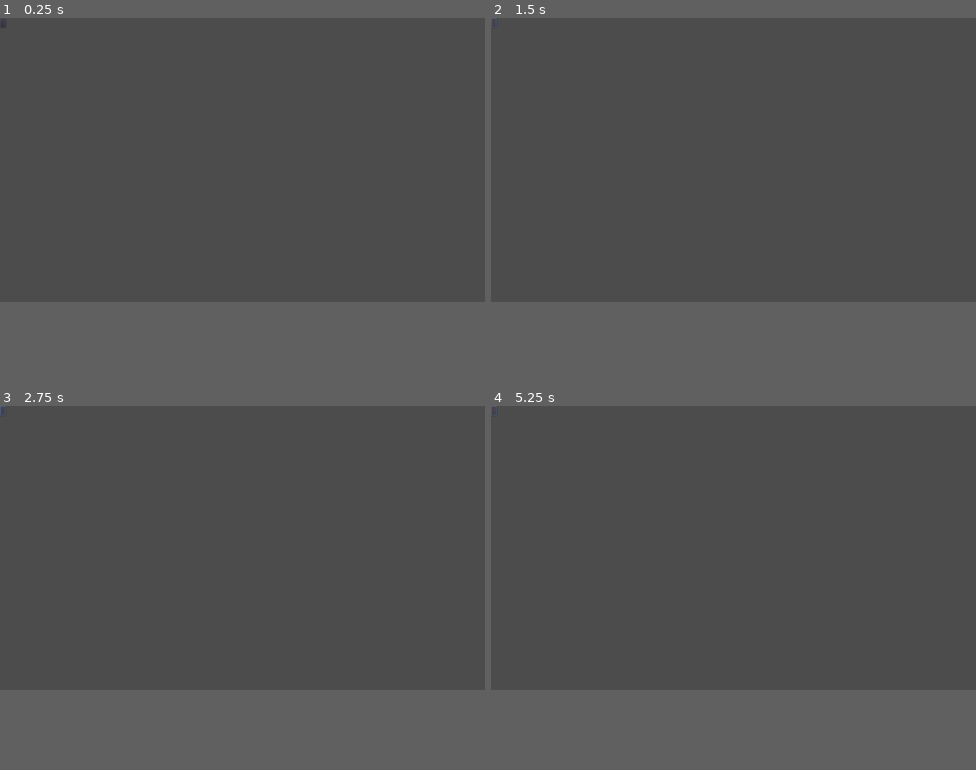
Above: before the commit, frames 1-4 (two rows, left to right).
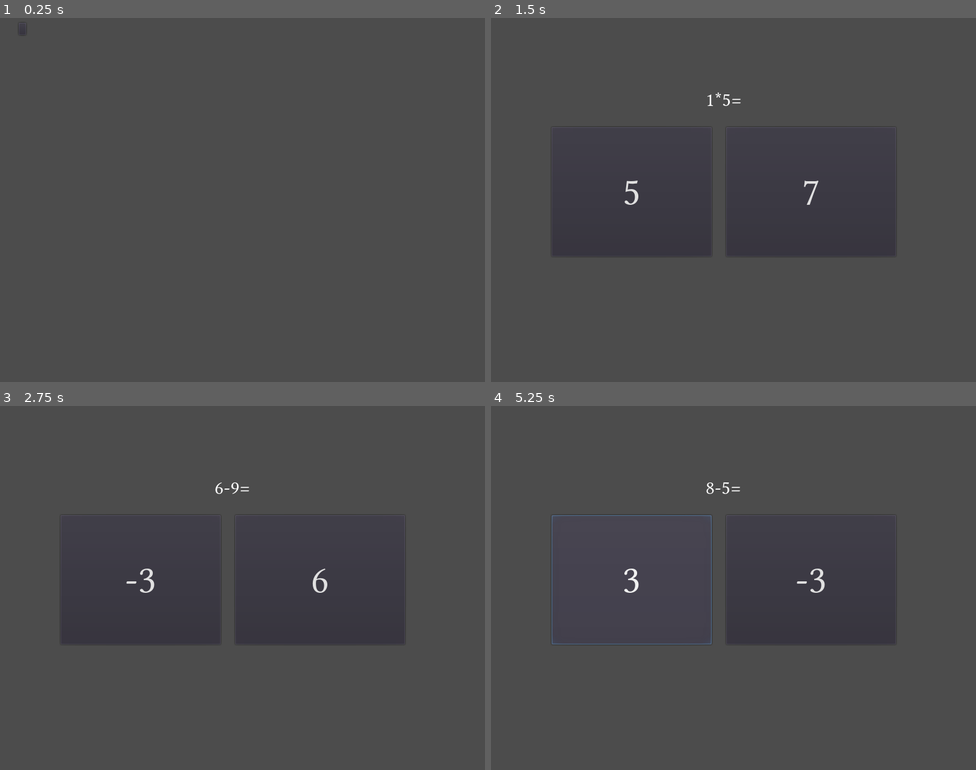
Above: after the commit, the same moments.

Repository: greenbas/obfuscape
Game: Godot game, scene res://src/Main.tscn
Two runs of this game, one before a commit and one after it. Both use one fixed random seed, a clock stepped at 60 frames per second and the inputs below. Before the commit the project starts from res://src/Elements/NumberButton.tscn.
Inputs (mouse positions are in pixels of both pictures, inside the frame that each line leads up to; where the layout moved, square brackets give the same spot in the first picture):
- Up to frame 1 (0.25 s): no input
- Up to frame 2 (1.5 s): click (515, 25) at 0.52 s; click (495, 21) at 1.27 s
- Up to frame 3 (2.75 s): click (140, 540) [4, 409] at 2 s
- Up to frame 4 (5.25 s): click (631, 540) [495, 409] at 2.75 s; click (811, 540) [495, 409] at 3.5 s; click (631, 540) [495, 409] at 4.25 s; click (631, 540) [495, 409] at 5 s
In our replay, the window is 800x468 before the commit and 800x600 after it. These sizes can differ from the game's own. Grey fills any space a smaller window leaves; there, only what the larger window draws over its background counts as a difference.

The runs differ from the first frame. In frame 2, 0.2% of the frame differs, in the area x 0-68%, y 0-52%; in frame 3, 0.2%; in frame 4, 0.4%, in the area x 0-69%, y 0-66%.

Commit message:
cleaned up the game

Diff:
--- a/project.godot
+++ b/project.godot
@@ -27,12 +27,17 @@
 [application]
 
 config/name="Obfuscape"
-run/main_scene="res://src/Elements/NumberButton.tscn"
+run/main_scene="res://src/Main.tscn"
 config/icon="res://icon.png"
 
 [autoload]
 
 globals="*res://src/globals.gd"
+
+[display]
+
+window/size/width=800
+window/stretch/aspect="keep"
 
 [rendering]
 
--- a/src/Elements/QueryGeneratorTemplate.gd
+++ b/src/Elements/QueryGeneratorTemplate.gd
@@ -17,7 +17,7 @@
 	if value != game_type:
 		pass
 	else:
-		call("generate_query")
+		call_deferred("generate_query")
 		yield(self,"call_finished")
 		g.promptData = query_data
 		emit_signal("query_generated")
--- a/src/Games/Arithmetic_Game/Arithmetic_game_sub.gd
+++ b/src/Games/Arithmetic_Game/Arithmetic_game_sub.gd
@@ -26,11 +26,12 @@
 	AnswerR.set_correctness(pData.R.flag)
 	AnswerL.connect("answer_ready",self,"_on_player_answer")
 	AnswerR.connect("answer_ready",self,"_on_player_answer")
+	game_timer.start(3.0)
 
 
 func _on_player_answer(value):
 	emit_signal("player_complete",g.xnor(value,GameData.desired_flag))
-
+	game_timer.stop()
 
 
 # Called every frame. 'delta' is the elapsed time since the previous frame.
--- a/src/Games/Arithmetic_Game/Arithmetic_game_sub.tscn
+++ b/src/Games/Arithmetic_Game/Arithmetic_game_sub.tscn
@@ -1,30 +1,48 @@
-[gd_scene load_steps=4 format=2]
+[gd_scene load_steps=8 format=2]
 
 [ext_resource path="res://src/Games/Game.tscn" type="PackedScene" id=1]
 [ext_resource path="res://src/Elements/NumberButton.tscn" type="PackedScene" id=2]
 [ext_resource path="res://src/Games/Arithmetic_Game/Arithmetic_game_sub.gd" type="Script" id=3]
+[ext_resource path="res://fonts/linux-libertine/LinuxLibertine.tres" type="DynamicFontData" id=4]
+
+[sub_resource type="DynamicFont" id=3]
+size = 32
+font_data = ExtResource( 4 )
+
+[sub_resource type="DynamicFont" id=1]
+size = 64
+font_data = ExtResource( 4 )
+
+[sub_resource type="DynamicFont" id=2]
+size = 64
+font_data = ExtResource( 4 )
 
 [node name="Arithmetic Game " instance=ExtResource( 1 )]
 script = ExtResource( 3 )
 
 [node name="Question" type="Label" parent="." index="0"]
-margin_left = 5.75433
-margin_top = 4.16693
-margin_right = 45.7543
-margin_bottom = 18.1669
+margin_right = 568.0
+margin_bottom = 70.0
+custom_fonts/font = SubResource( 3 )
+align = 1
+valign = 1
 __meta__ = {
 "_edit_use_anchors_": false
 }
 
 [node name="AnswerL" parent="." index="1" instance=ExtResource( 2 )]
-margin_left = 6.34961
-margin_top = 22.2236
-margin_right = 18.3496
-margin_bottom = 42.2236
-rect_pivot_offset = Vector2( -32.2161, -41.6532 )
+margin_top = 80.0
+margin_right = 264.0
+margin_bottom = 293.0
+size_flags_horizontal = 3
+size_flags_vertical = 3
+custom_fonts/font = SubResource( 1 )
 
 [node name="AnswerR" parent="." index="2" instance=ExtResource( 2 )]
-margin_left = 27.3827
-margin_top = 22.4221
-margin_right = 40.3827
-margin_bottom = 42.4221
+margin_left = 288.0
+margin_top = 80.0
+margin_right = 568.0
+margin_bottom = 293.0
+size_flags_horizontal = 3
+size_flags_vertical = 3
+custom_fonts/font = SubResource( 2 )
--- a/src/Games/Arithmetic_Game/Arithmetic_query_gen.gd
+++ b/src/Games/Arithmetic_Game/Arithmetic_query_gen.gd
@@ -1,16 +1,15 @@
 extends QueryGenerator
 
 enum {ADD,SUB,MUL,DIV}
-var operators = {ADD:'+',SUB:'-',MUL:'*','DIV':'/'}
+var operators = {ADD:'+',SUB:'-',MUL:'*',DIV:'/'}
 
 func generate_false_answer(x : int) -> int:
-	var offset = rng.randi(0,19)
+	var offset = rng.randi_range(0,19)
 	#ensure false_res is never offset by 0
 	if(offset < 10):
 		return x + offset - 10
 	else:
 		return x + offset - 9
-
 
 func _init():
 	set_game_type(game_types.ARITHMETIC)
@@ -28,7 +27,7 @@
 		ADD:
 			res = op1 + op2
 		SUB:
-			res = op1 + op2
+			res = op1 - op2
 		MUL:
 			res = op1 * op2
 		DIV:
@@ -37,7 +36,6 @@
 			op1 = op2 * res
 	false_res = generate_false_answer(res)
 	var coin_flip = bool(rng.randi_range(0,255) | 1)
-	globals.promptData["game_type"] = game_types.ARITHMETIC
 	query_data = {
 		"desired_flag": globals.promptData.desired_flag,
 		"game_type": get_game_type(),
--- a/src/Games/Game.gd
+++ b/src/Games/Game.gd
@@ -5,6 +5,7 @@
 
 var g = globals
 var GameData = g.promptData
+onready var game_timer = get_node("Timer")
 
 func set_game_type(value:String): type = value
 
@@ -23,4 +24,6 @@
 
 
 func _on_Timer_timeout():
+	print("TIMEOUT")
+	game_timer.stop();
 	emit_signal("player_complete",false)
--- a/src/Games/Game.tscn
+++ b/src/Games/Game.tscn
@@ -7,6 +7,5 @@
 script = ExtResource( 1 )
 
 [node name="Timer" type="Timer" parent="."]
-autostart = true
 script = ExtResource( 2 )
 [connection signal="timeout" from="Timer" to="." method="_on_Timer_timeout"]
--- a/src/Main.gd
+++ b/src/Main.gd
@@ -1,4 +1,43 @@
 extends Node2D
+
+onready var game_node = get_node("Game Layer/Game")
+var rng = globals.rng
+var number_of_games = globals.game_type_length
+var game_paths = globals.game_type_paths
+var game_index = 0
+
+func goto_scene(path):
+	# This function will usually be called from a signal callback,
+	# or some other function in the current scene.
+	# Deleting the current scene at this point is
+	# a bad idea, because it may still be executing code.
+	# This will result in a crash or unexpected behavior.
+
+	# The solution is to defer the load to a later time, when
+	# we can be sure that no code from the current scene is running:
+
+	call_deferred("_deferred_goto_scene", path)
+
+
+func _deferred_goto_scene(path):
+	# It is now safe to remove the current scene
+	var parent = game_node.get_parent()
+
+	game_node.free()
+
+	# Load the new scene.
+	var s = ResourceLoader.load(path)
+
+	# Instance the new scene.
+	game_node = s.instance()
+
+	# Add it to the active scene, as child of root.
+	parent.add_child(game_node)
+
+	game_node.connect("player_complete",self,"_on_Game_player_complete")
+
+
+
 
 var g = globals
 var game_types = g.game_types
@@ -19,10 +58,32 @@
 #func _process(delta):
 #	pass
 
-
-func _on_ArithmeticQueryGen_query_generated():
+signal game_loaded()
+func _on_query_generated():
 	print("loading game...") # Replace with function body.
+	goto_scene(game_paths[game_index])
+	emit_signal("game_loaded")
 
 
 func _on_Button_pressed():
-	emit_signal("query_request",game_types.ARITHMETIC)
+	get_node("Button").hide()
+	start_game()
+
+func start_game():
+	game_index = rng.randi_range(0,number_of_games - 1)
+	print(game_index)
+	emit_signal("query_request",game_index)
+
+
+func _on_Game_player_complete(result):
+	if(result):
+		globals.score += 1
+		print("Victory!")
+		print("score: " + str(globals.score))
+	else:
+		globals.lives -= 1
+		print("fail")
+		print("lives: " + str(globals.lives))
+	if globals.lives > 0:
+		start_game()
+	pass # Replace with function body.
--- a/src/globals.gd
+++ b/src/globals.gd
@@ -2,7 +2,11 @@
 
 var rng = RandomNumberGenerator.new()
 
-enum game_types {ARITHMETIC,ROCK_PAPER_SCISSORS}
+enum game_types {ARITHMETIC}
+var game_type_length = game_types.keys().size()
+var game_type_paths = {
+	game_types.ARITHMETIC: 'res://src/Games/Arithmetic_Game/Arithmetic_game_sub.tscn'
+}
 
 
 # Declare member variables here. Examples:
@@ -29,6 +33,9 @@
 func xnor(a : bool,b: bool) -> bool: return (a && b) || (!a && !b)
 func xor(a: bool,b:bool) -> bool: return !xnor(a,b)
 
+var score = 0;
+var lives = 4;
+
 # Called every frame. 'delta' is the elapsed time since the previous frame.
 #func _process(delta):
 #	pass
